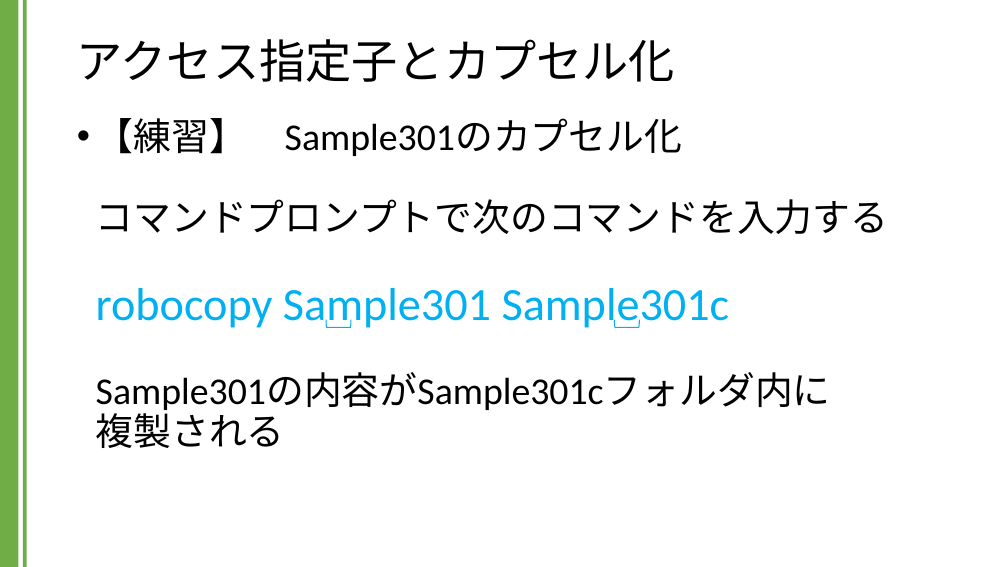
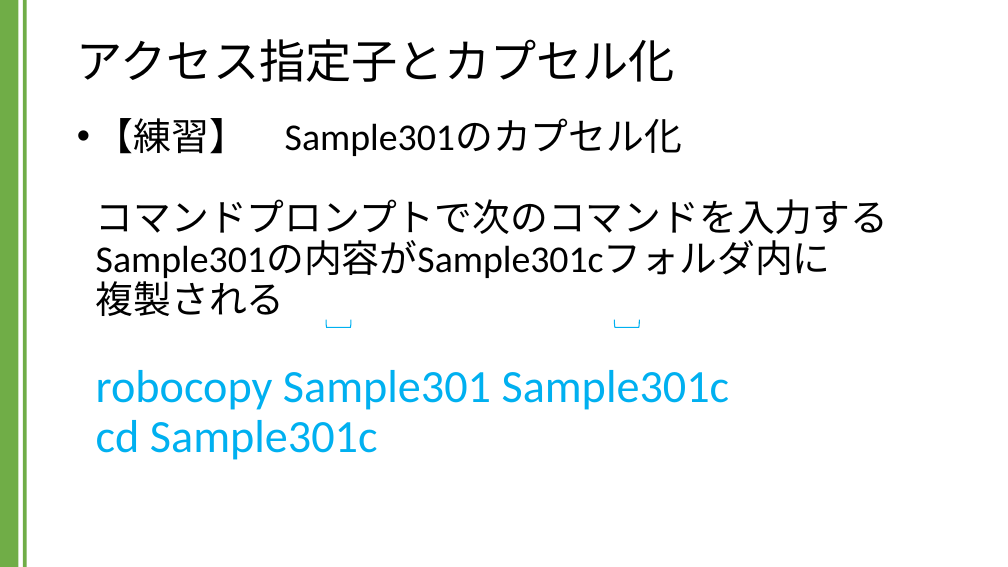
Before and after one commit to kic-murata/cpp2024, a slide deck: slide 22 of 授業資料/講義資料：アクセス指定子とカプセル化.pptx (slide 20 before the commit). Drawn at 1008x567 pixels with LibreOffice and Linux fonts; fonts in the diff are those of the drawing. Boxes give left, top, right and bottom in pixels: in the first picture for what was removed or moved away, otherwise in the second. Text is boxed around its words. In the diff, an @@ line names an element or a change of style, - is before the commit and + after.

```diff
--- a/授業資料/講義資料：アクセス指定子とカプセル化.pptx
+++ b/授業資料/講義資料：アクセス指定子とカプセル化.pptx
@@ text at (96,118,889,460): text changed @@
-• 【練習】 Sample301のカプセル化
-  コマンドプロンプトで次のコマンドを入力する
-  robocopy Sample301 Sample301c
-  Sample301の内容がSample301cフォルダ内に
-  複製される
+• 【練習】 Sample301のカプセル化
+  コマンドプロンプトで次のコマンドを入力するSample301の内容がSample301cフォルダ内に
+  複製される
+  robocopy Sample301 Sample301c
+  cd Sample301c
```
Also in this commit, not shown: 3 other slides changed, 2 slides added.
